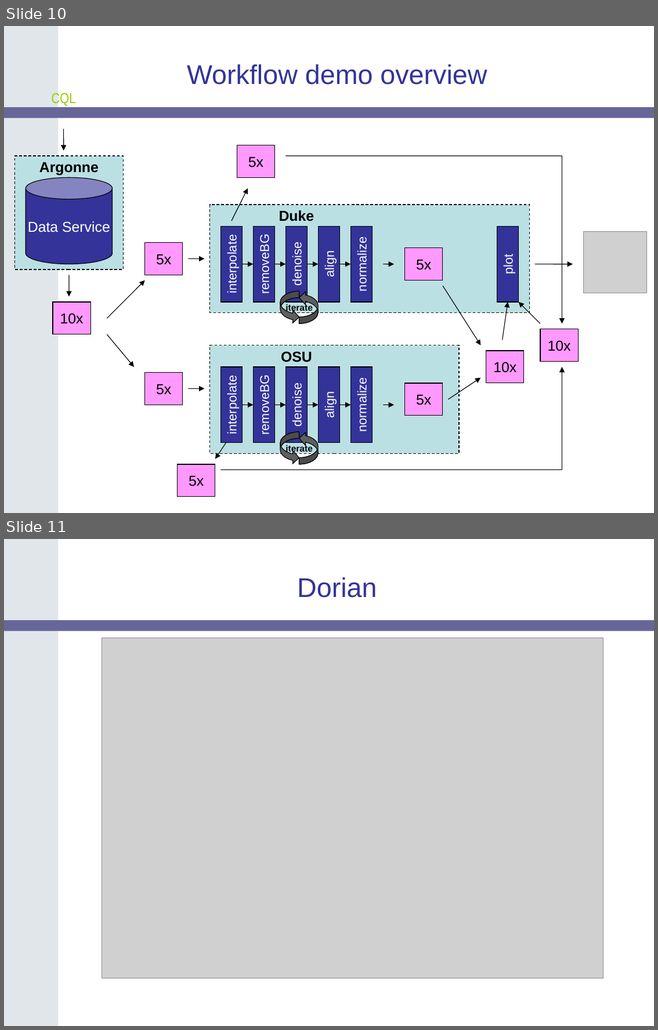
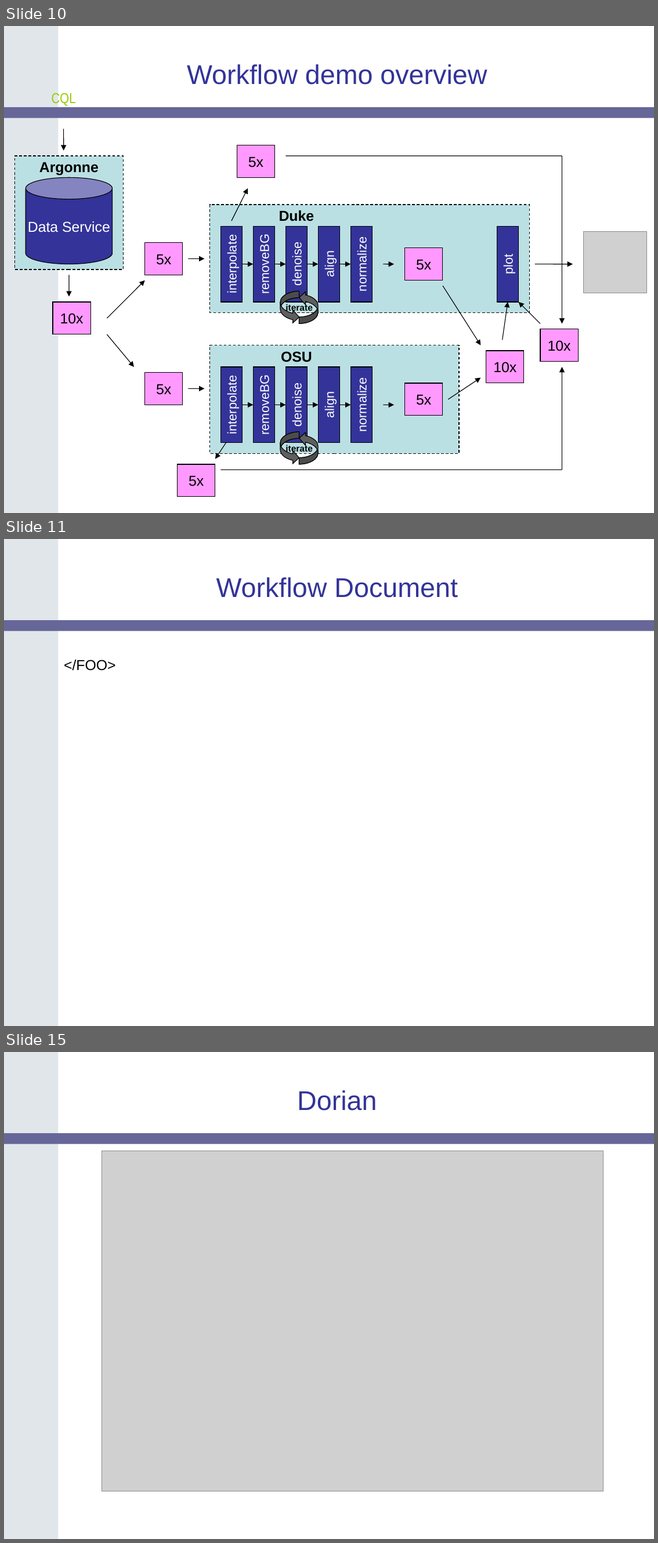
Before and after one commit to NCIP/cagrid-portal, a slide deck: cagrid-1-0/Documentation/presentations/200604_AnnualMeeting/caGrid-1.0-Demo.ppt. Shown one above the other, each under a label of ours: slides 10 and 11 before the commit, slides 10, 11 and 15 after it; the slides between them are not shown. The pictures are 658x1030 and 658x1543 pixels, drawn with LibreOffice and Linux fonts; fonts in the diff are those of the drawing; grey boxes stand for pictures; background and template pictures are left out. Boxes give left, top, right and bottom in pixels: in the first picture for what was removed or moved away, otherwise in the second. Text is boxed around its words. In the diff, an @@ line names an element or a change of style, - is before the commit and + after.

Commit message:
Updated workflow slides. Updated Argonne team members on Team List slide.

```diff
--- a/cagrid-1-0/Documentation/presentations/200604_AnnualMeeting/caGrid-1.0-Demo.ppt
+++ b/cagrid-1-0/Documentation/presentations/200604_AnnualMeeting/caGrid-1.0-Demo.ppt
@@ slide 11 added at (4, 539, 654, 1026), background picture (left out); not listed: 2 template elements that a slide beside it also shows @@
@@ title added at (216, 577, 458, 598), 30 pt, text #333399 @@
+Workflow Document
@@ text added at (64, 660, 116, 671), 16 pt, text #000000 @@
+</FOO>
@@ what was slide 11 is now slide 15 @@
```
Also in this commit, not shown: 2 slides changed, 3 other slides added.
